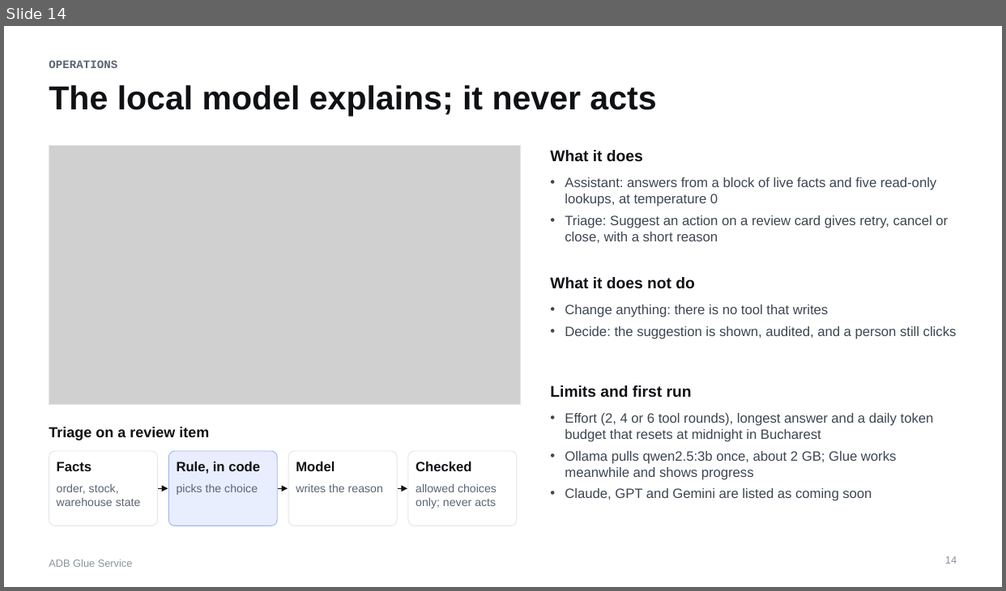
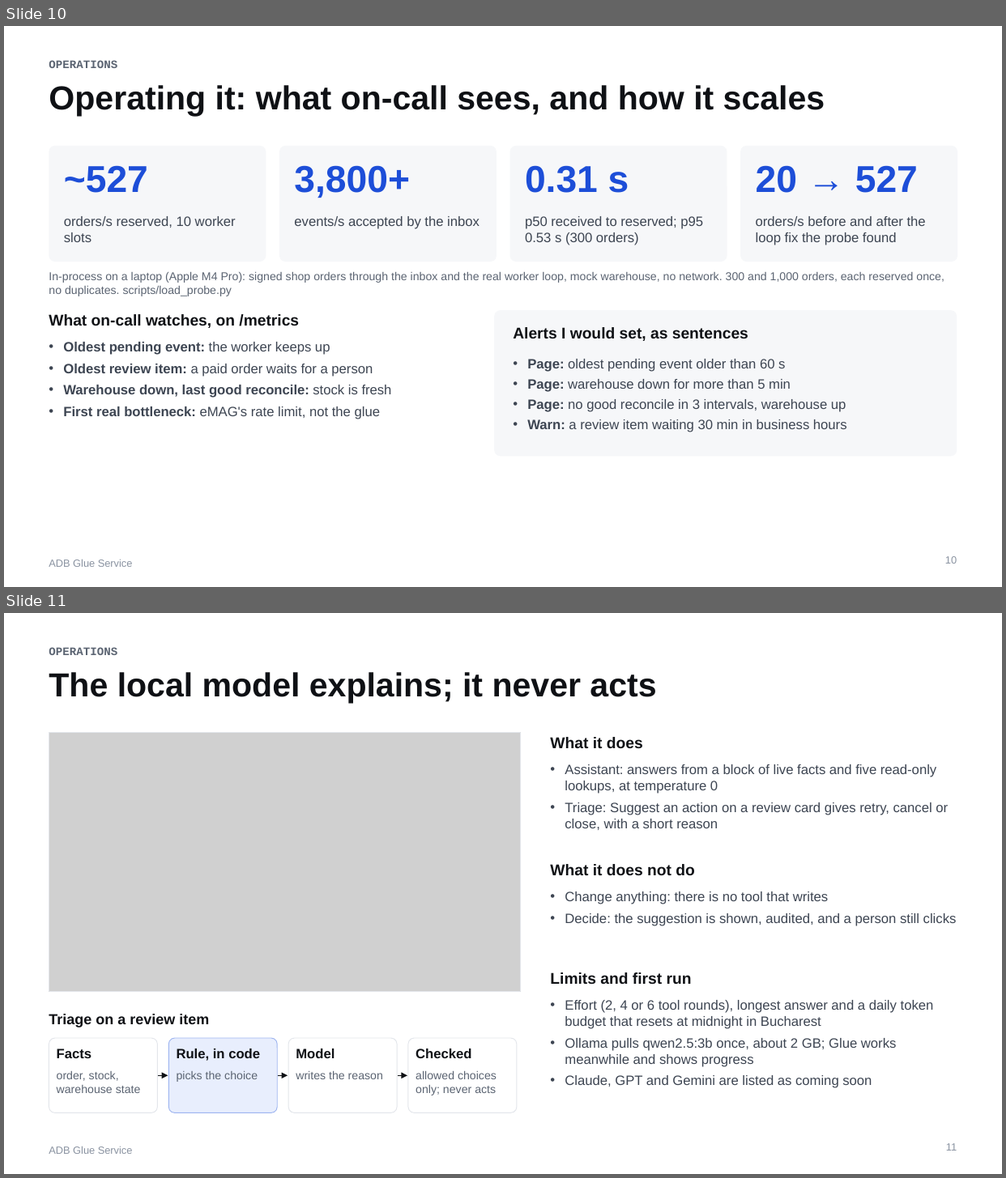
Before and after one commit to PantelimonGulie/adb-glue-service, a slide deck: docs/presentation/ADB-Glue-Service.pptx. Shown one above the other, each under a label of ours: slide 14 before the commit, slides 10 and 11 after it. The pictures are 1006x591 and 1006x1178 pixels, drawn with LibreOffice and Linux fonts; fonts in the diff are those of the drawing; grey boxes stand for pictures. Boxes give left, top, right and bottom in pixels: in the first picture for what was removed or moved away, otherwise in the second. Text is boxed around its words. In the diff, an @@ line names an element or a change of style, - is before the commit and + after.

```diff
--- a/docs/presentation/ADB-Glue-Service.pptx
+++ b/docs/presentation/ADB-Glue-Service.pptx
@@ slide 10 added at (4, 26, 1002, 587), background #FFFFFF; not listed: 1 template element that a slide beside it also shows @@
@@ text added at (49, 60, 117, 68), 11 pt, text #5B6472, bold @@
+OPERATIONS
@@ title added at (49, 85, 825, 117), 32 pt, text #0F1115, bold @@
+Operating it: what on-call sees, and how it scales
@@ rounded rectangle added at (49, 146, 266, 262), fill #F6F7F9 @@
@@ rounded rectangle added at (279, 146, 496, 262), fill #F6F7F9 @@
@@ rounded rectangle added at (510, 146, 727, 262), fill #F6F7F9 @@
@@ rounded rectangle added at (740, 146, 957, 262), fill #F6F7F9 @@
@@ text added at (64, 165, 148, 193), 36 pt, text #1D4ED8, bold @@
+~527
@@ text added at (294, 165, 409, 198), 36 pt, text #1D4ED8, bold @@
+3,800+
@@ text added at (525, 165, 629, 193), 36 pt, text #1D4ED8, bold @@
+0.31 s
@@ text added at (756, 165, 918, 193), 36 pt, text #1D4ED8, bold @@
+20 → 527
@@ text added at (64, 216, 236, 242), 13 pt, text #3D4552 @@
+orders/s reserved, 10 worker slots
@@ text added at (294, 216, 479, 229), 13 pt, text #3D4552 @@
+events/s accepted by the inbox
@@ text added at (525, 216, 703, 246), 13 pt, text #3D4552 @@
+p50 received to reserved; p95 0.53 s (300 orders)
@@ text added at (756, 216, 926, 246), 13 pt, text #3D4552 @@
+orders/s before and after the loop fix the probe found
@@ text added at (49, 272, 944, 297), 11 pt, text #5B6472 @@
+In-process on a laptop (Apple M4 Pro): signed shop orders through the inbox and the real worker loop, mock warehouse, no network. 300 and 1,000 orders, each reserved once, no duplicates. scripts/load_probe.py
@@ text added at (49, 314, 299, 328), 15 pt, text #0F1115, bold @@
+What on-call watches, on /metrics
@@ rounded rectangle added at (494, 310, 957, 456), fill #F6F7F9 @@
@@ text added at (513, 327, 748, 341), 15 pt, text #0F1115, bold @@
+Alerts I would set, as sentences
@@ text added at (63, 342, 392, 420), 13 pt, text #3D4552, bold @@
+• Oldest pending event: the worker keeps up
+• Oldest review item: a paid order waits for a person
+• Warehouse down, last good reconcile: stock is fresh
+• First real bottleneck: eMAG's rate limit, not the glue
@@ text added at (527, 359, 847, 433), 13 pt, text #3D4552 @@
+• Page: oldest pending event older than 60 s
+• Page: warehouse down for more than 5 min
+• Page: no good reconcile in 3 intervals, warehouse up
+• Warn: a review item waiting 30 min in business hours
@@ page number added at (945, 557, 957, 564), 10 pt, text #8A93A1 @@
+10
@@ what was slide 14 is now slide 11 @@
@@ page number at (946, 1144, 957, 1151): text changed @@
-14
+11
```
Also in this commit, not shown: 10 slides changed, 3 other slides added, 2 slides removed, 1 other file.
